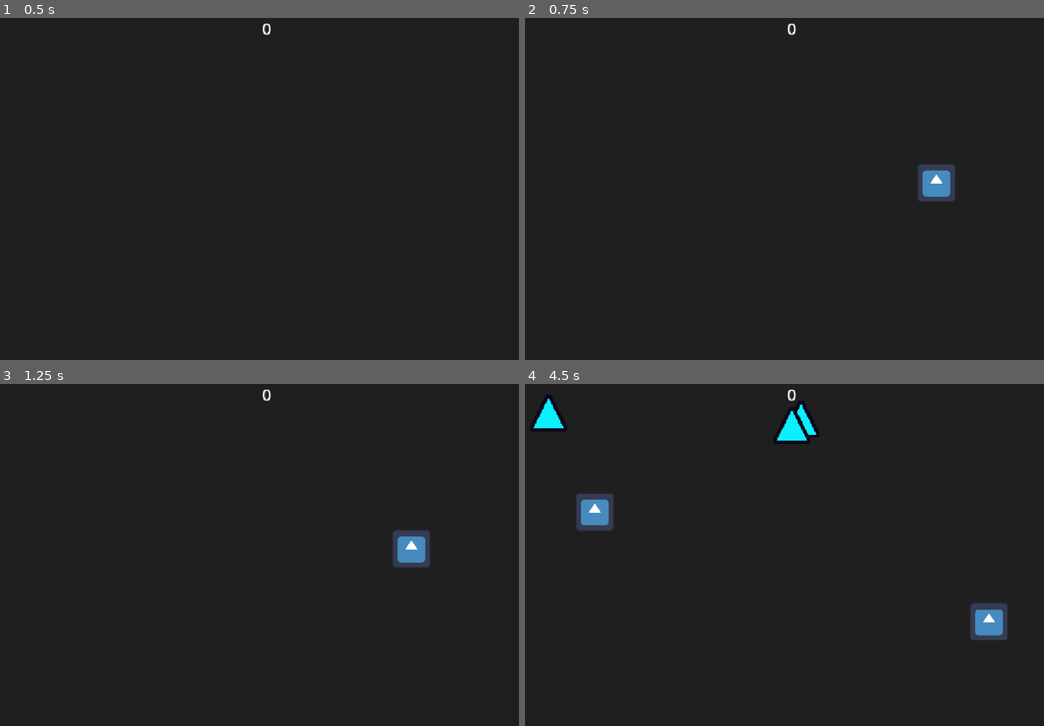
Above: before the commit, frames 1-4 (two rows, left to right).
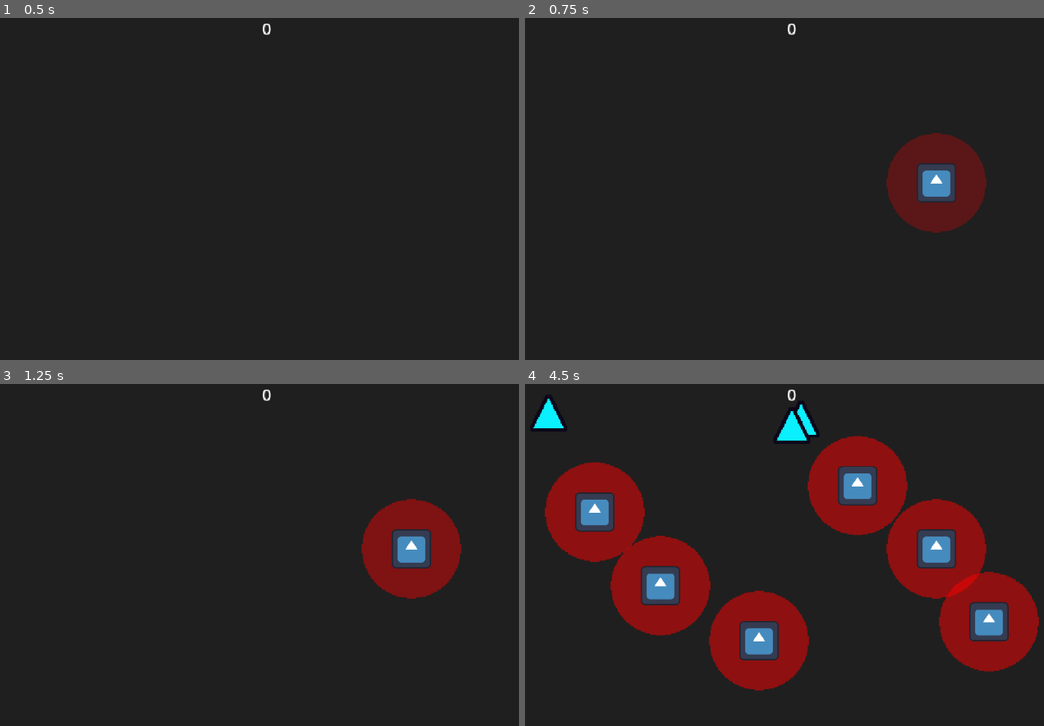
Above: after the commit, the same moments.

Repository: SpicyTime/BlastForge
Game: Godot game, scene res://main/main.tscn
Two runs of this game, one before a commit and one after it. Both use one fixed random seed, a clock stepped at 60 frames per second and the inputs below. The engine's default icon, where the game draws it, is replaced by a stand-in: a white triangle on a blue panel in a dark square.
Inputs (mouse positions are in pixels of both pictures, inside the frame that each line leads up to):
- Up to frame 1 (0.5 s): no input
- Up to frame 2 (0.75 s): tap Enter at 0.5 s; move the mouse to (935, 182) at 0.52 s; click (935, 182) at 0.6 s
- Up to frame 3 (1.25 s): no input
- Up to frame 4 (4.5 s): move the mouse to (659, 585) at 1.27 s; click (659, 585) at 1.35 s; move the mouse to (857, 486) at 2.02 s; click (857, 486) at 2.1 s; move the mouse to (758, 640) at 2.77 s; click (758, 640) at 2.85 s; move the mouse to (986, 623) at 3.52 s; click (986, 623) at 3.6 s; move the mouse to (592, 510) at 4.27 s; click (592, 510) at 4.35 s

Frame 1 is identical in both runs. In frame 2, 3.5% of the frame differs, in the area x 69-89%, y 33-63%; in frame 3, 3.5%; in frame 4, 24%, in the area x 3-100%, y 15-90%.

Commit message:
Swapped the material to the red blinking shader when the bomb is placed and made it so that they don't blink in unison

Diff:
--- a/explosives/explosive.gd
+++ b/explosives/explosive.gd
@@ -1,7 +1,9 @@
 class_name Explosive
 extends Node2D
 @export var keep_detection_active: bool = false
-var detonation_time: float = 1.15
+var detonation_time: float = 11.5
+var phase_time: float = 0.0
+var red_material: ShaderMaterial = preload("res://explosives/materials/red_circle_material.tres")
 @onready var explosive_area_shader_box: Sprite2D = $ExplosiveAreaShaderBox
 @onready var explosive_sprite: Sprite2D = $ExplosiveSprite
 @onready var detonation_timer: Timer = $DetonationTimer
@@ -10,13 +12,17 @@
 @onready var explosion_detection_area: Area2D = $ExplosionDetectionArea
 @onready var explosion_area: Hitbox = $ExplosionArea
 
+func _process(delta: float) -> void:
+	phase_time += delta
+	if phase_time > 1.0:
+		phase_time -= 1.0
 
 
 func handle_placed() -> void:
 	# TO DO: Play a placing sound
-	explosive_area_shader_box.visible = false
-	explosive_sprite.z_index = 1
 	detonation_timer.start(detonation_time)
+	explosive_area_shader_box.material = red_material.duplicate()
+	explosive_area_shader_box.material.set("shader_parameter/phase_offset", phase_time * TAU)
 	if not keep_detection_active:
 		explosion_detection_area.monitorable = false
 		explosion_detection_area.monitoring = false
--- a/explosives/explosive.tscn
+++ b/explosives/explosive.tscn
@@ -1,8 +1,9 @@
-[gd_scene load_steps=7 format=3 uid="uid://ct3xcei10tcq0"]
+[gd_scene load_steps=8 format=3 uid="uid://ct3xcei10tcq0"]
 
 [ext_resource type="Script" uid="uid://dmw3gpe8emwgh" path="res://explosives/explosive.gd" id="1_ejdfl"]
 [ext_resource type="Texture2D" uid="uid://do5361g8a3kp3" path="res://icon.svg" id="1_p8wef"]
 [ext_resource type="PackedScene" uid="uid://bd8xm30ep1ibx" path="res://explosives/explosive_area_shader_box.tscn" id="3_wvlh0"]
+[ext_resource type="Material" uid="uid://bxctswug6cia7" path="res://explosives/materials/green_circle_material.tres" id="4_00hdp"]
 [ext_resource type="PackedScene" uid="uid://dgtb8vq48acyh" path="res://health_system/hitbox.tscn" id="4_5rd10"]
 
 [sub_resource type="CircleShape2D" id="CircleShape2D_00hdp"]
@@ -23,6 +24,7 @@
 
 [node name="ExplosiveAreaShaderBox" parent="." instance=ExtResource("3_wvlh0")]
 z_index = 1
+material = ExtResource("4_00hdp")
 
 [node name="ExplosionArea" parent="." instance=ExtResource("4_5rd10")]
 visible = false
--- a/explosives/materials/red_circle_material.tres
+++ b/explosives/materials/red_circle_material.tres
@@ -1,9 +1,10 @@
 [gd_resource type="ShaderMaterial" load_steps=2 format=3 uid="uid://se3pvnqbe56e"]
 
-[ext_resource type="Shader" uid="uid://buw4k17m1eeb1" path="res://explosives/materials/red_explosive_area_shader.gdshader" id="1_8h6v6"]
+[ext_resource type="Shader" uid="uid://buw4k17m1eeb1" path="res://explosives/materials/red_explosive_area_shader.gdshader" id="1_5ivv4"]
 
 [resource]
-shader = ExtResource("1_8h6v6")
+shader = ExtResource("1_5ivv4")
 shader_parameter/radius = 0.7530000357675
 shader_parameter/circle_color = Color(1, 0, 0, 0.5)
-shader_parameter/speed = 9.0
+shader_parameter/speed = 8.0
+shader_parameter/phase_offset = 0.0
--- a/explosives/materials/red_explosive_area_shader.gdshader
+++ b/explosives/materials/red_explosive_area_shader.gdshader
@@ -1,8 +1,8 @@
 shader_type canvas_item;
-
 uniform float radius :hint_range(0, 1) = 0.05;
 uniform vec4 circle_color : source_color = vec4(1.0, 0.0, 0.0, 0.5);
 uniform float speed = 9.0;
+uniform float phase_offset = 0.0;
 void fragment(){
 	vec2 pixelNumber = vec2(textureSize(TEXTURE, 0));
 	vec2 pixelated_UV = round(UV * pixelNumber) / pixelNumber;
@@ -11,7 +11,7 @@
 	float circle = ceil(length(uv) - radius);
 	circle = 1. - circle;
 	circle = clamp(circle, 0, circle_color.a);
-	float pulse = (sin(TIME * speed) * 0.5) + 0.5;
-	COLOR = circle_color ;
+	float pulse = (sin((TIME + phase_offset) * speed) * 0.5) + 0.5;
+	COLOR = circle_color;
 	COLOR.a = circle * pulse;
 }
--- a/game/world.gd
+++ b/game/world.gd
@@ -23,11 +23,12 @@
 	var explosive_instance: Explosive = packed_explosive_scene.instantiate()
 	explosive_instance.position = spawn_position
 	# I get a bunch of errors if it is not deferred
-	call_deferred("add_child", explosive_instance)
+	explosives_container.call_deferred("add_child", explosive_instance)
 	return explosive_instance
 
 
 func place_explosive() -> void:
-	held_explosive.handle_placed()
-	# This effectively "places" the bomb by not resetting its position to the mouse
-	held_explosive = null
+	if held_explosive:
+		held_explosive.handle_placed()
+		# This effectively "places" the bomb by not resetting its position to the mouse
+		held_explosive = null
--- a/game/world.tscn
+++ b/game/world.tscn
@@ -8,7 +8,7 @@
 
 [node name="Camera2D" type="Camera2D" parent="."]
 
-[node name="ExplosivesContainer" type="Node2D" parent="."]
-
 [node name="BreakableSpawner" type="Node2D" parent="."]
 script = ExtResource("2_aseec")
+
+[node name="ExplosivesContainer" type="Node2D" parent="."]
Not shown: 1 places in explosives/materials/green_circle_material.tres that only renumber resources
